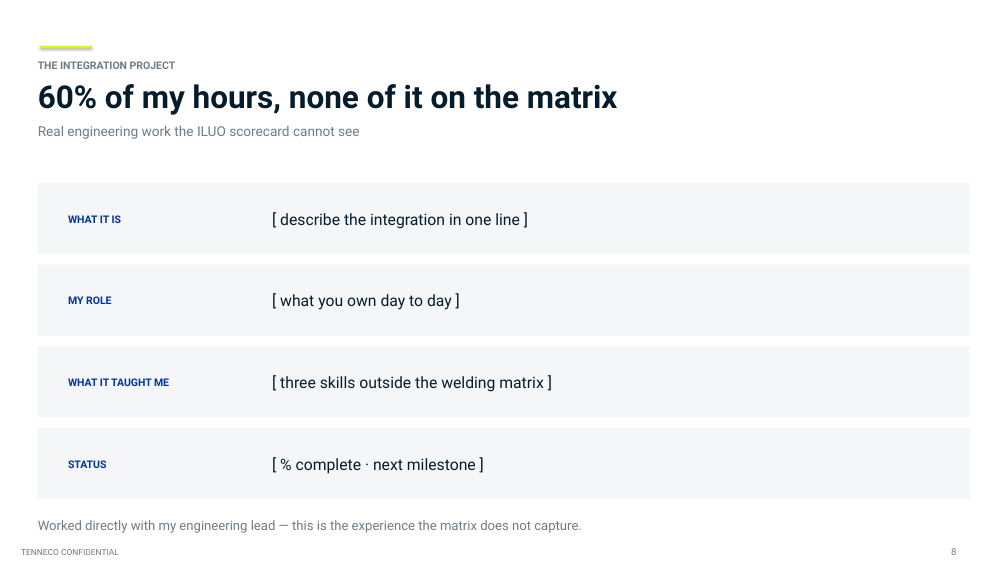
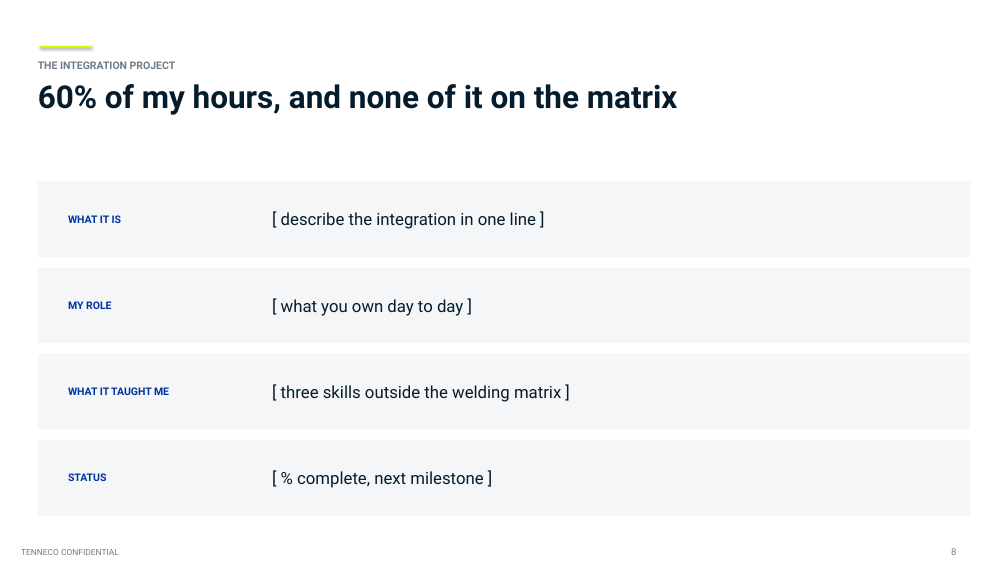
Before and after one commit to adaircarried/Claude-Design, a slide deck: slide 8 of presentations/Tenneco_Intern_Project_Diego_de_Leon.pptx. Drawn at 1008x567 pixels with LibreOffice and Linux fonts; fonts in the diff are those of the drawing; background and template pictures are left out. Boxes give left, top, right and bottom in pixels: in the first picture for what was removed or moved away, otherwise in the second. Text is boxed around its words. In the diff, an @@ line names an element or a change of style, - is before the commit and + after.

```diff
--- a/presentations/Tenneco_Intern_Project_Diego_de_Leon.pptx
+++ b/presentations/Tenneco_Intern_Project_Diego_de_Leon.pptx
@@ text at bbox=[38, 84, 678, 115]: text changed @@
-60% of my hours, none of it on the matrix
+60% of my hours, and none of it on the matrix
@@ text removed at bbox=[38, 126, 360, 139] @@
-Real engineering work the ILUO scorecard cannot see
@@ rectangle: place and size @@
-rectangle at bbox=[38, 265, 970, 336]
+rectangle at bbox=[38, 268, 970, 343]
@@ text "MY ROLE": place and size @@
-text "MY ROLE" at bbox=[68, 296, 111, 304]
+text "MY ROLE" at bbox=[68, 301, 111, 309]
@@ rectangle: place and size @@
-rectangle at bbox=[38, 346, 970, 417]
+rectangle at bbox=[38, 354, 970, 430]
@@ text "WHAT IT TAUGHT ME": place and size @@
-text "WHAT IT TAUGHT ME" at bbox=[68, 378, 169, 386]
+text "WHAT IT TAUGHT ME" at bbox=[68, 387, 169, 395]
@@ size 15 to 16 pt in 3 elements at bbox=[281, 212, 536, 229], bbox=[281, 299, 463, 316], bbox=[281, 385, 561, 402] @@
@@ text "[ three skills outside the ...": place and size @@
-text "[ three skills outside the ..." at bbox=[280, 376, 543, 392]
+text "[ three skills outside the ..." at bbox=[281, 385, 561, 402]
@@ rectangle: place and size @@
-rectangle at bbox=[38, 428, 970, 499]
+rectangle at bbox=[38, 440, 970, 516]
@@ text "STATUS": place and size @@
-text "STATUS" at bbox=[68, 460, 107, 468]
+text "STATUS" at bbox=[68, 473, 107, 481]
@@ text at bbox=[297, 471, 483, 488]: text changed; size 15 to 16 pt @@
-[ % complete · next milestone ]
+[ % complete, next milestone ]
@@ text removed at bbox=[38, 520, 582, 533] @@
-Worked directly with my engineering lead — this is the experience the matrix does not capture.
```
Also in this commit, not shown: 10 other slides changed, 3 other files.
